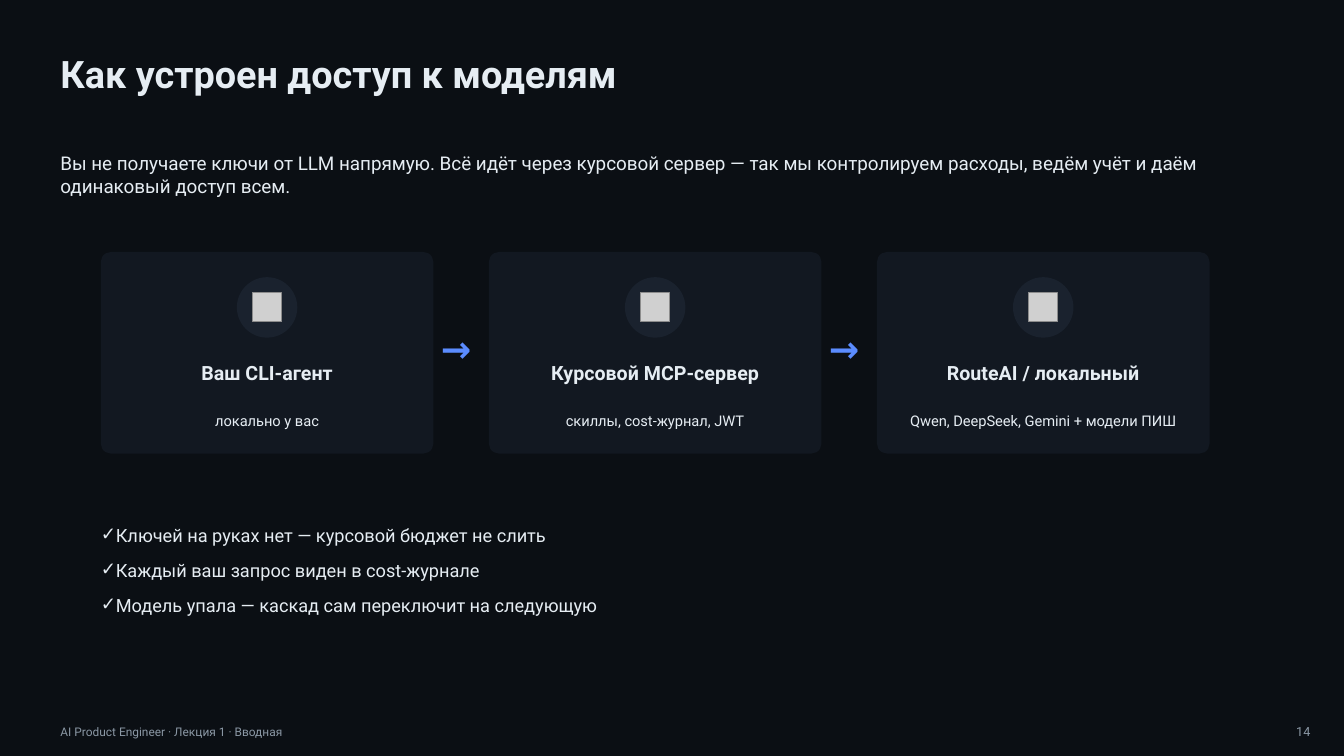
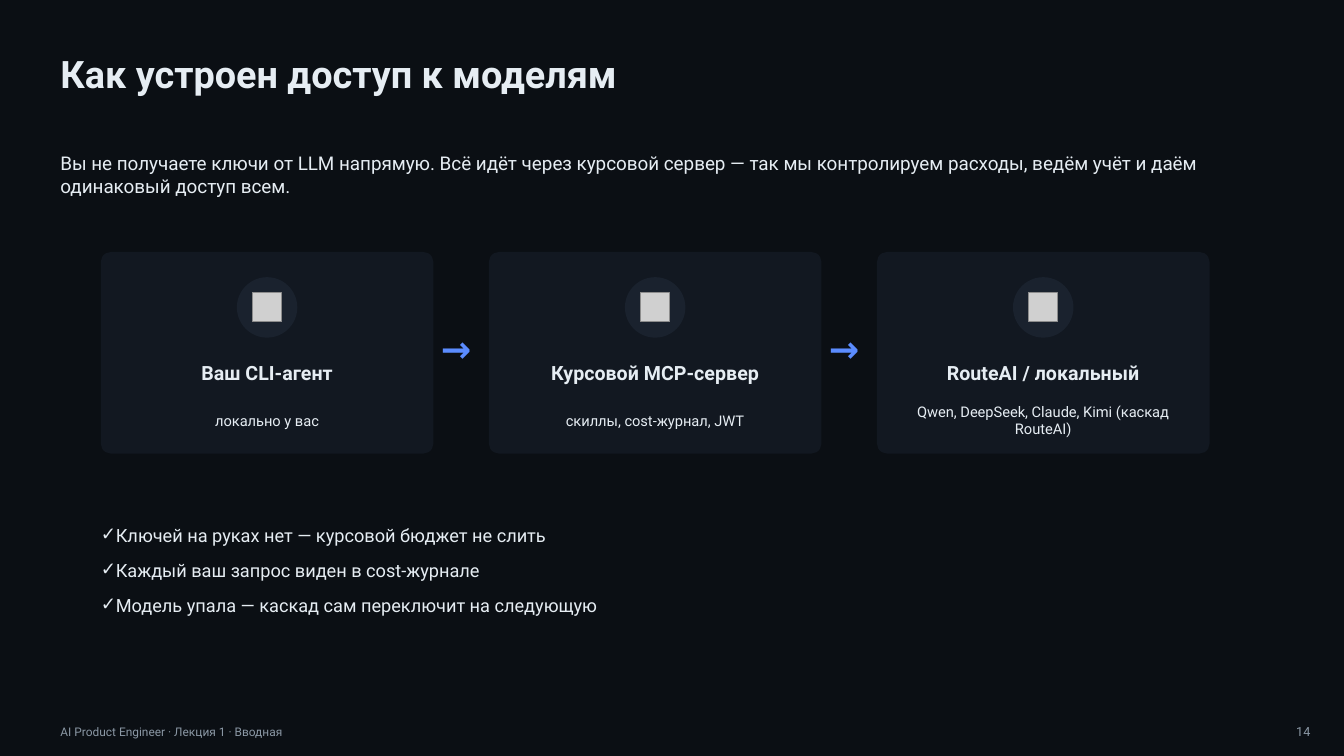
Before and after one commit to mkhlsokolenko-ai/ai-product-engineer, a slide deck: slide 14 of docs/lecture-1/Лекция-1-Вводная.pptx. Drawn at 1344x756 pixels with LibreOffice and Linux fonts; fonts in the diff are those of the drawing; grey boxes stand for pictures. Boxes give left, top, right and bottom in pixels: in the first picture for what was removed or moved away, otherwise in the second. Text is boxed around its words. In the diff, an @@ line names an element or a change of style, - is before the commit and + after.

```diff
--- a/docs/lecture-1/Лекция-1-Вводная.pptx
+++ b/docs/lecture-1/Лекция-1-Вводная.pptx
@@ text at bbox=[917, 405, 1169, 437]: text changed @@
-Qwen, DeepSeek, Gemini + модели ПИШ
+Qwen, DeepSeek, Claude, Kimi (каскад RouteAI)
```
Also in this commit, not shown: 8 other slides changed.
